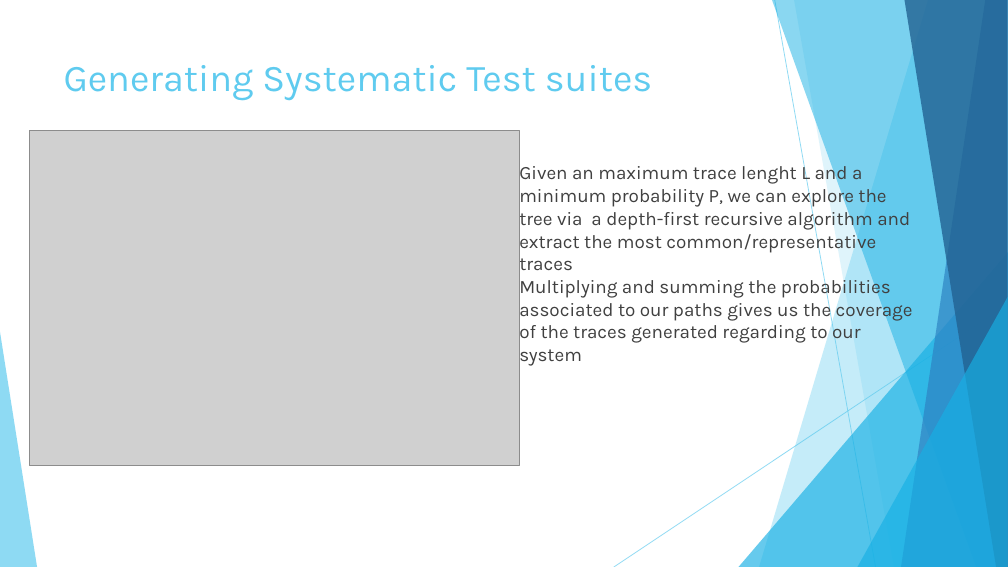
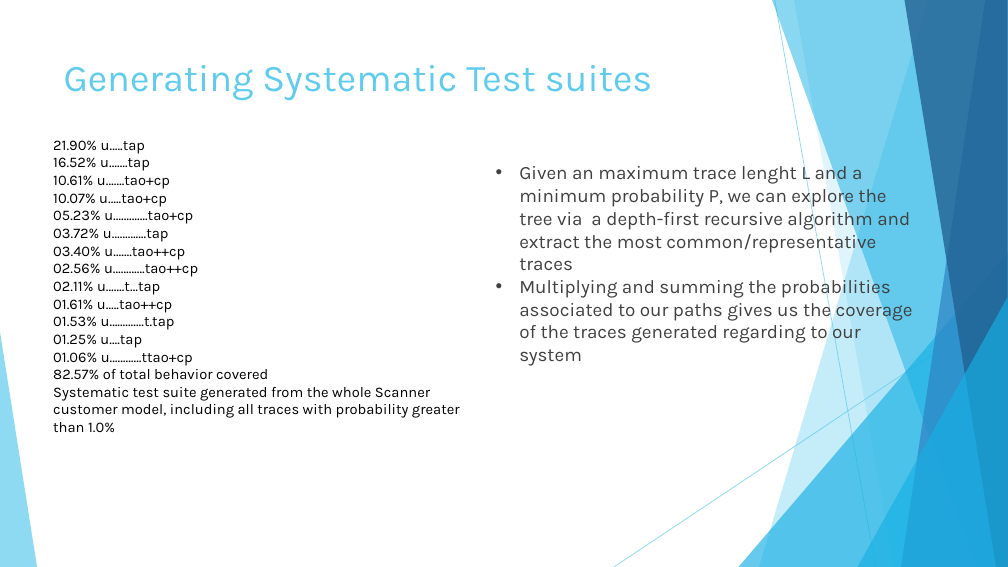
Before and after one commit to frederictamagnan/frederictamagnan.github.io, a slide deck: slide 25 of assets/aitest/presentation.pptx. Drawn at 1008x567 pixels with LibreOffice and Linux fonts; fonts in the diff are those of the drawing; grey boxes stand for pictures; background and template pictures are left out. Boxes give left, top, right and bottom in pixels: in the first picture for what was removed or moved away, otherwise in the second. Text is boxed around its words. In the diff, an @@ line names an element or a change of style, - is before the commit and + after.

```diff
--- a/assets/aitest/presentation.pptx
+++ b/assets/aitest/presentation.pptx
@@ picture removed at [29, 131, 520, 466] @@
@@ text added at [53, 140, 460, 432], 14 pt, text #000000 @@
+21.90% u…..tap
+16.52% u…….tap
+10.61% u…….tao+cp
+10.07% u…..tao+cp
+05.23% u………….tao+cp
+03.72% u………….tap
+03.40% u…….tao++cp
+02.56% u…………tao++cp
+02.11% u…….t…tap
+01.61% u…..tao++cp
+01.53% u………….t.tap
+01.25% u….tap
+01.06% u…………ttao+cp
+82.57% of total behavior covered
+Systematic test suite generated from the whole Scanner customer model, including all traces with probability greater than 1.0%
```
Also in this commit, not shown: 3 other slides changed, 2 slides added, 2 other files.
